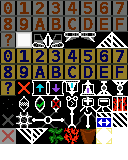
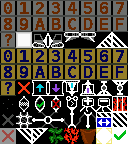
Layered file, before and after one edit (128 × 160). Changes by layer:
painted on "Background" over (x1=114, y1=130, x2=126, y2=140)
